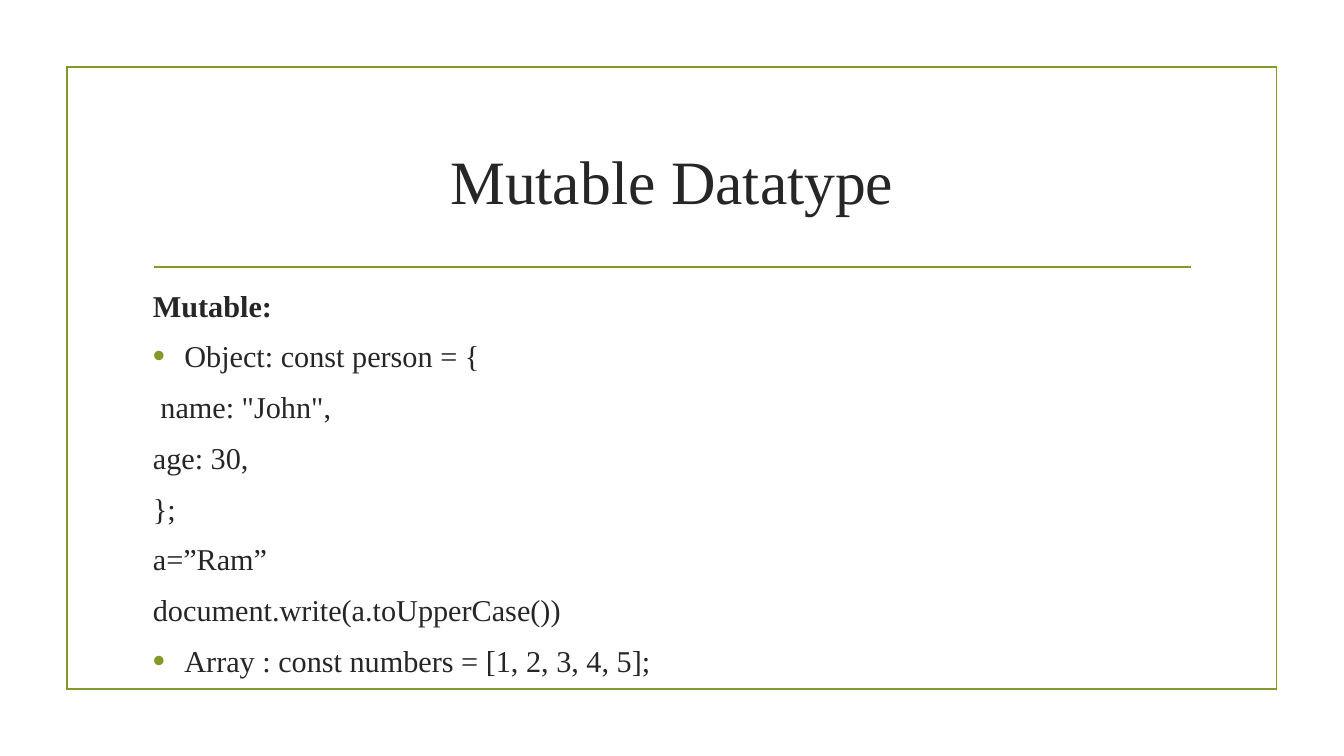
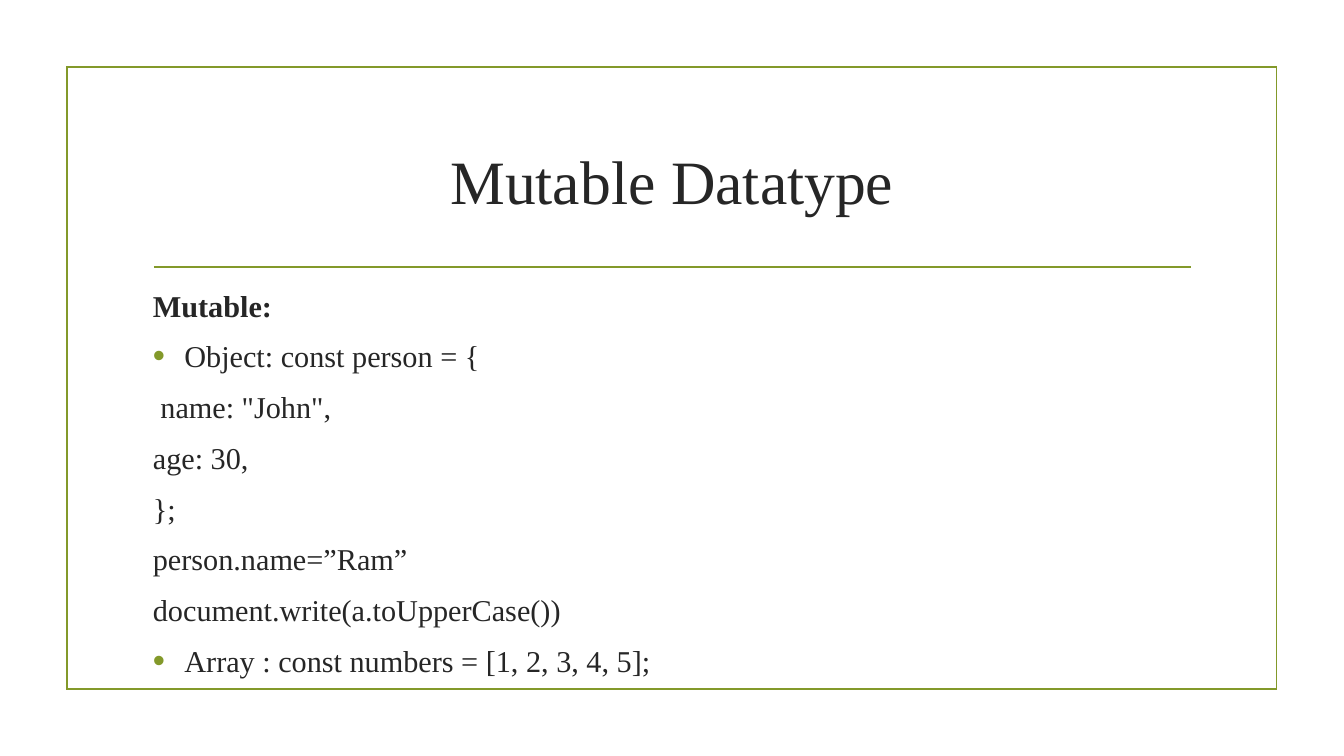
Before and after one commit to sagarshrestha81/FED, a slide deck: slide 18 of js.pptx. Drawn at 1344x756 pixels with LibreOffice and Linux fonts; fonts in the diff are those of the drawing; background and template pictures are left out. Boxes give left, top, right and bottom in pixels: in the first picture for what was removed or moved away, otherwise in the second. Text is boxed around its words. In the diff, an @@ line names an element or a change of style, - is before the commit and + after.

```diff
--- a/js.pptx
+++ b/js.pptx
@@ text at <box>153,550,407,576</box>: text changed @@
-a=”Ram”
+person.name=”Ram”
```
Also in this commit, not shown: 2 slides added, 1 slide removed, 6 other files.
